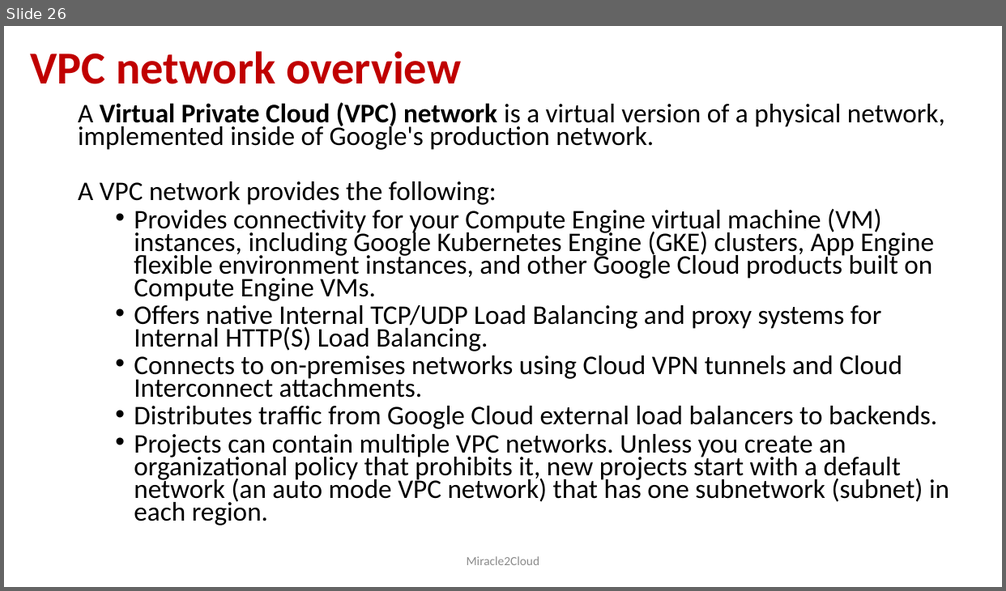
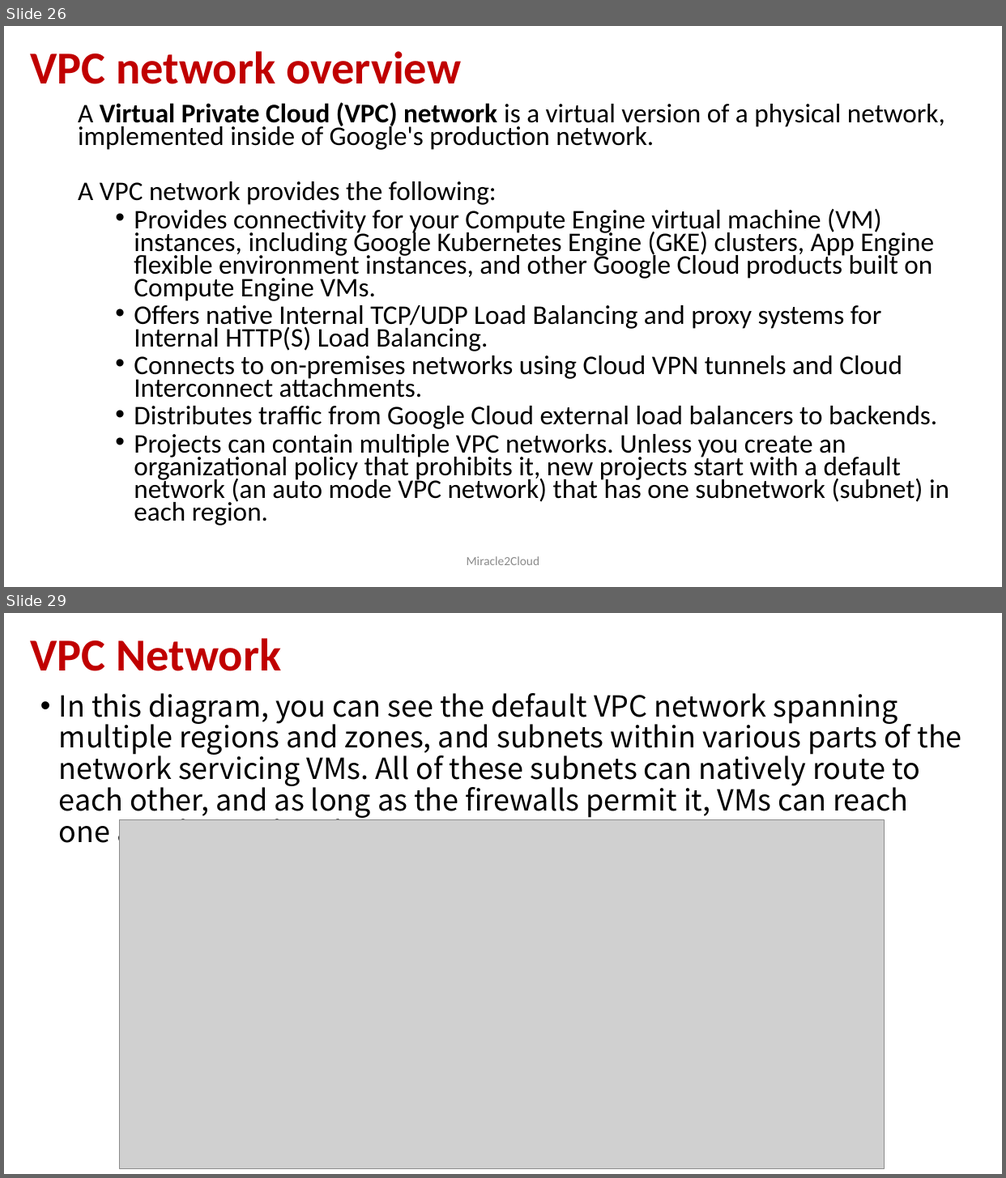
Before and after one commit to miracle2cloud/gcp, a slide deck: Google Cloud Platform.pptx. Shown one above the other, each under a label of ours: slide 26 before the commit, slides 26 and 29 after it; the slides between them are not shown. The pictures are 1006x591 and 1006x1178 pixels, drawn with LibreOffice and Linux fonts; fonts in the diff are those of the drawing; grey boxes stand for pictures. Boxes give left, top, right and bottom in pixels: in the first picture for what was removed or moved away, otherwise in the second. Text is boxed around its words. In the diff, an @@ line names an element or a change of style, - is before the commit and + after.

```diff
--- a/Google Cloud Platform.pptx
+++ b/Google Cloud Platform.pptx
@@ slide 29 added at (4,613,1002,1174), background #FFFFFF @@
@@ title added at (30,638,281,671), 44 pt, text #C00000, bold @@
+VPC Network
@@ text added at (59,693,962,850), 28 pt, text #000000 @@
+• In this diagram, you can see the default VPC network spanning multiple regions and zones, and subnets within various parts of the network servicing VMs. All of these subnets can natively route to each other, and as long as the firewalls permit it, VMs can reach one another within this VPC.
@@ picture added at (120,820,884,1169) @@
```
Also in this commit, not shown: 6 slides changed, 2 other slides added, 2 slides removed.
